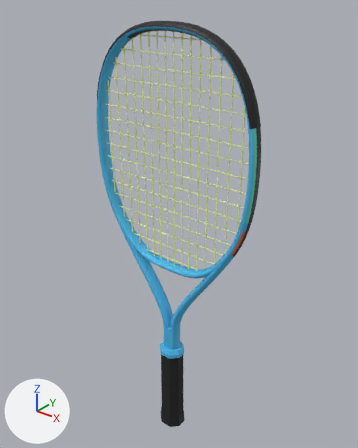
Before and after pictures for a commit that changed the glTF model assets/realistic/yonex-junior-25.glb.
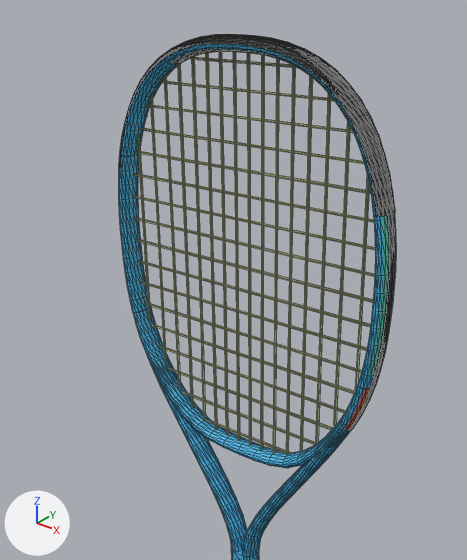
There are two pictures of each version: one whole from a 50 mm lens placed at (0.399, -0.481, 0.675), pointed at (-0.005, 0.024, 0.362), one close up on the part from 7% to 85% of the width and 0% to 74% of the height. Arrows for +X, +Y and +Z are at lower left; the lights stay in place. The first two pictures are the older version. The close-ups show mesh edges as thin lines. Where no turn or scale is listed for an object, it has been applied to the vertices. Vertices at exactly the same position are counted once.

Names of what the first close-up shows: 'bumper', 'frame', 'grommets', 'strings_crosses', 'strings_mains'.
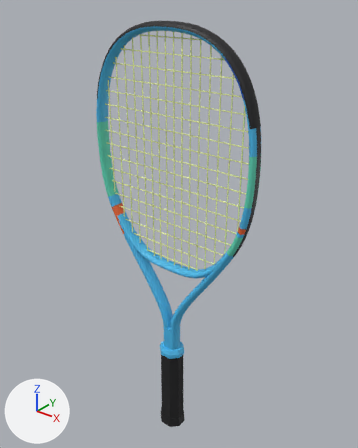
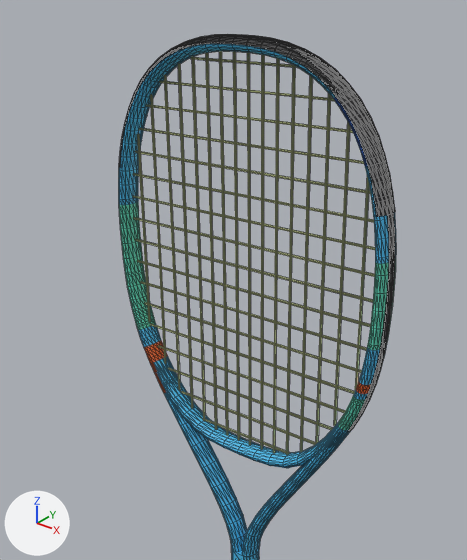
Changed parts and their boxes (x1, y1, x2, y2) in the close-ups (467 x 560 px):
part 1 of me_frame, reshaped
    before: (121, 54, 187, 314)
    after: (119, 75, 173, 405)
part 2 of me_frame, reshaped
    before: (299, 64, 374, 389)
    after: (311, 93, 396, 465)
part 3 of me_frame, recoloured
    both: (119, 47, 389, 430)

Edits to the bpy script that builds the scene:
```text
Change me_frame:
    used by ob_frame; location = (0.0, 0.0, 0.3938)
    remove me_frame.from_pydata(...)  # 1786 vertices, 3508 faces; spans x -0.132..0.132, y -0.01..0.01, z -0.241..0.241
    add me_frame.from_pydata(...)  # 1978 vertices, 3892 faces; spans x -0.132..0.132, y -0.01..0.01, z -0.241..0.241
    me_frame part 1: 8 vertices moved from x -0.123..-0.112, y -0.007..0.007, z 0.008..0.011 to x -0.124..-0.113, y -0.007..0.007, z 0.011..0.013; 56 vertices removed from x -0.126..-0.061, y -0.01..0.01, z 0.008..0.229; 152 vertices added at x -0.131..-0.08, y -0.01..0.01, z -0.063..0.212
    me_frame part 2: 16 vertices moved from x 0.112..0.123, y -0.01..0.01, z 0.008..0.011 to x 0.111..0.121, y -0.01..0.01, z 0.003..0.006; 48 vertices removed from x 0.061..0.126, y -0.01..0.01, z 0.019..0.229; 144 vertices added at x 0.08..0.131, y -0.01..0.01, z -0.063..0.212
    me_frame part 3: 697 kept faces spanning x -0.131..0.131, y -0.01..0.01, z -0.056..0.234 get new vertex colours
```
